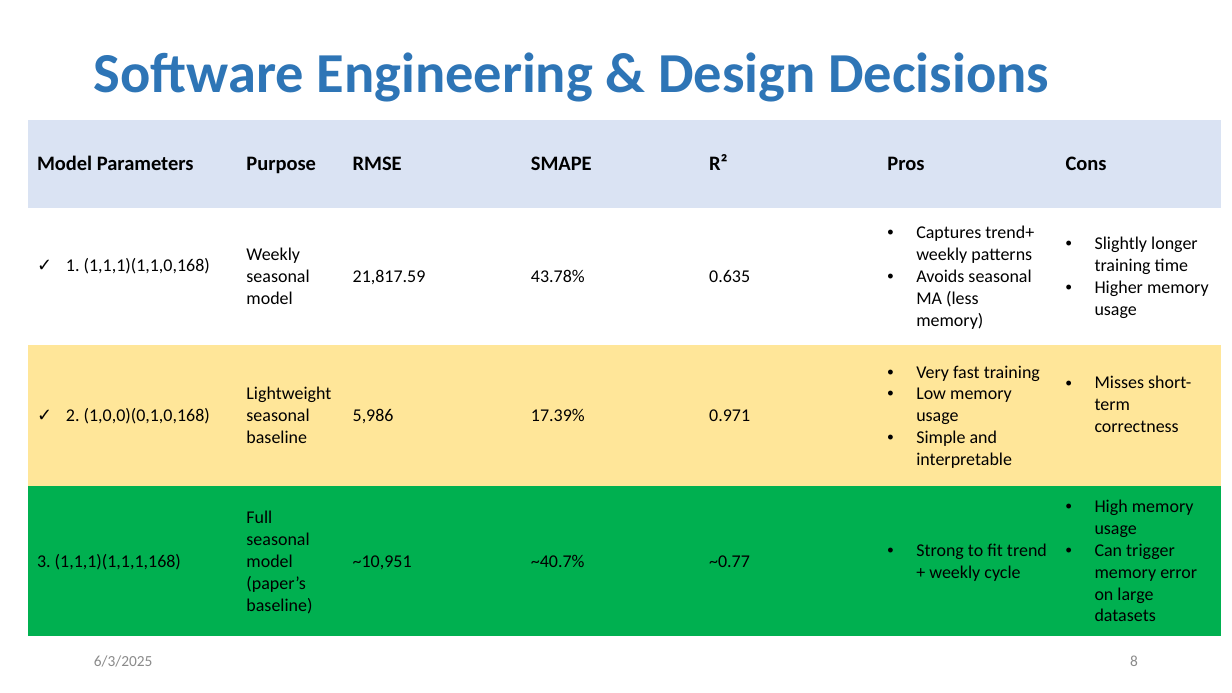
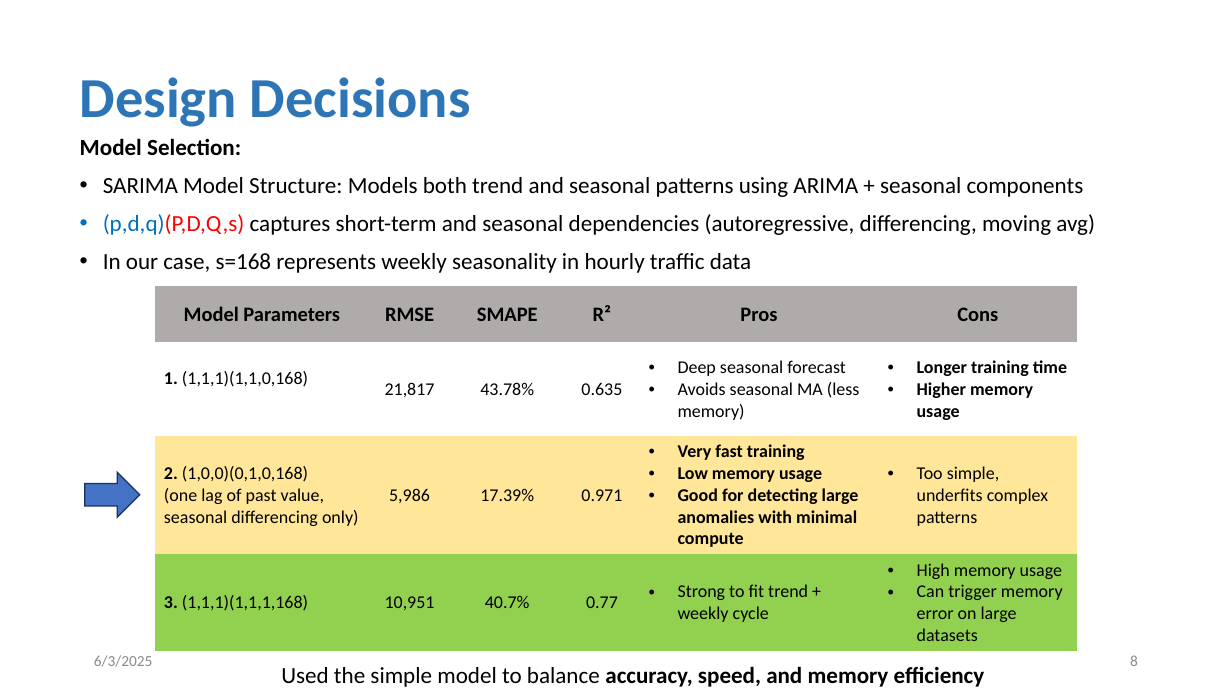
Before and after one commit to tanjilaahmed2/cesnet-anomaly-detection, a slide deck: slide 8 of LBNL Panel Interview_Tanjila.pptm. Drawn at 1232x693 pixels with LibreOffice and Linux fonts; fonts in the diff are those of the drawing. Boxes give left, top, right and bottom in pixels: in the first picture for what was removed or moved away, otherwise in the second. Text is boxed around its words. In the diff, an @@ line names an element or a change of style, - is before the commit and + after.

Commit message:
Updated the ppt

```diff
--- a/LBNL Panel Interview_Tanjila.pptm
+++ b/LBNL Panel Interview_Tanjila.pptm
@@ title at box(80, 77, 471, 127): text changed @@
-Software Engineering & Design Decisions
+Design Decisions
@@ text added at box(80, 138, 1095, 273), 18 pt, text #000000 @@
+Model Selection:
+• SARIMA Model Structure: Models both trend and seasonal patterns using ARIMA + seasonal components
+• (p,d,q)(P,D,Q,s) captures short-term and seasonal dependencies (autoregressive, differencing, moving avg)
+• In our case, s=168 represents weekly seasonality in hourly traffic data
@@ table at box(154, 286, 1077, 649) @@
-column 1: Model Parameters | 1. (1,1,1)(1,1,0,168) | 2. (1,0,0)(0,1,0,168) | 3. (1,1,1)(1,1,1,168)
-column 2: Purpose | Weekly seasonal model | Lightweight seasonal baseline | Full seasonal model / (paper’s baseline)
-column 3: RMSE | 21,817.59 | 5,986 | ~10,951
-column 4: SMAPE | 43.78% | 17.39% | ~40.7%
-column 5: R² | 0.635 | 0.971 | ~0.77
-column 6: Pros | Captures trend+ weekly patterns / Avoids seasonal MA (less memory) | Very fast training / Low memory usage / Simple and interpretable | Strong to fit trend + weekly cycle
-column 7: Cons | Slightly longer training time / Higher memory usage | Misses short-term correctness | High memory usage / Can trigger memory error on large datasets
+column 1: Model Parameters | 1. (1,1,1)(1,1,0,168) | 2. (1,0,0)(0,1,0,168) / (one lag of past value, seasonal differencing only) | 3. (1,1,1)(1,1,1,168)
+column 2: RMSE | 21,817 | 5,986 | 10,951
+column 3: SMAPE | 43.78% | 17.39% | 40.7%
+column 4: R² | 0.635 | 0.971 | 0.77
+column 5: Pros | Deep seasonal forecast / Avoids seasonal MA (less memory) | Very fast training / Low memory usage / Good for detecting large anomalies with minimal compute | Strong to fit trend + weekly cycle
+column 6: Cons | Longer training time / Higher memory usage | Too simple, underfits complex patterns | High memory usage / Can trigger memory error on large datasets
@@ table: place and size @@
-table at box(28, 120, 1222, 637)
+table at box(154, 286, 1077, 649)
@@ right arrow added at box(85, 472, 140, 518), fill #4472C4, outline #1E3256 1 pt @@
@@ text added at box(281, 666, 985, 687), 18 pt, text #000000, bold @@
+Used the simple model to balance accuracy, speed, and memory efficiency
```
Also in this commit, not shown: 11 other slides changed, 1 slide removed.
